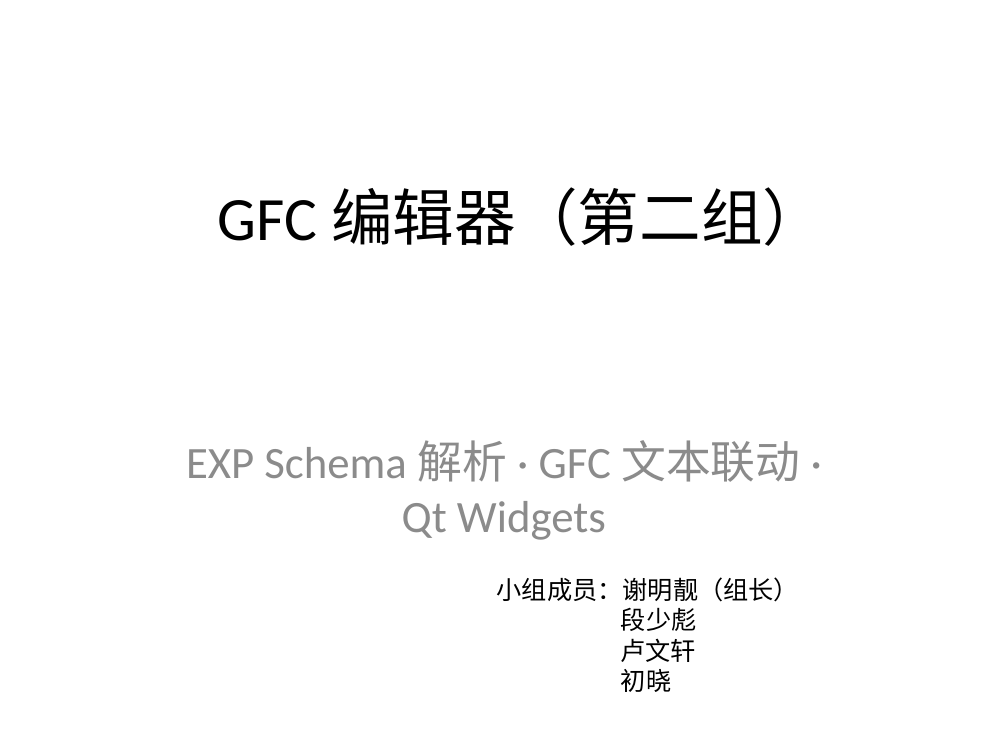
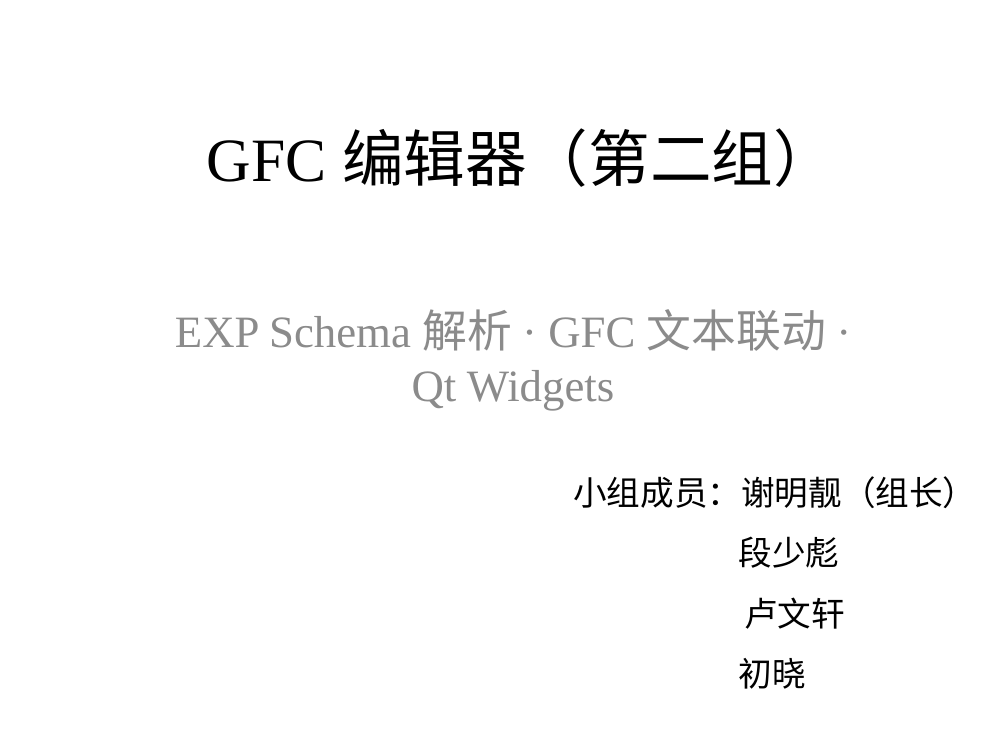
Before and after one commit to azadkong/TOT2025, a slide deck: slide 1 of TOT2025_presentation.pptx. Drawn at 1008x756 pixels with LibreOffice and Linux fonts; fonts in the diff are those of the drawing. Boxes give left, top, right and bottom in pixels: in the first picture for what was removed or moved away, otherwise in the second. Text is boxed around its words. In the diff, an @@ line names an element or a change of style, - is before the commit and + after.

```diff
--- a/TOT2025_presentation.pptx
+++ b/TOT2025_presentation.pptx
@@ title "GFC 编辑器（第二组）": place and size @@
-title "GFC 编辑器（第二组）" at box(218, 187, 824, 246)
+title "GFC 编辑器（第二组）" at box(207, 128, 835, 187)
@@ title "GFC 编辑器（第二组）" at box(207, 128, 835, 187): font Calibri to Times New Roman @@
@@ subtitle "EXP Schema 解析 · GFC ..." at box(175, 309, 826, 411): font Calibri to Times New Roman @@
@@ subtitle "EXP Schema 解析 · GFC ...": place and size @@
-subtitle "EXP Schema 解析 · GFC ..." at box(186, 440, 800, 540)
+subtitle "EXP Schema 解析 · GFC ..." at box(175, 309, 826, 411)
@@ text "小组成员：谢明靓（组长）": place and size @@
-text "小组成员：谢明靓（组长）" at box(497, 577, 799, 692)
+text "小组成员：谢明靓（组长）" at box(573, 476, 976, 689)
@@ text "小组成员：谢明靓（组长）" at box(573, 476, 976, 689): size 18 to 24 pt, font Calibri to Times New Roman; line spacing 1 to 1.5 @@
```
Also in this commit, not shown: 9 other slides changed, 4 slides added, 2 slides removed, 1 other file.
